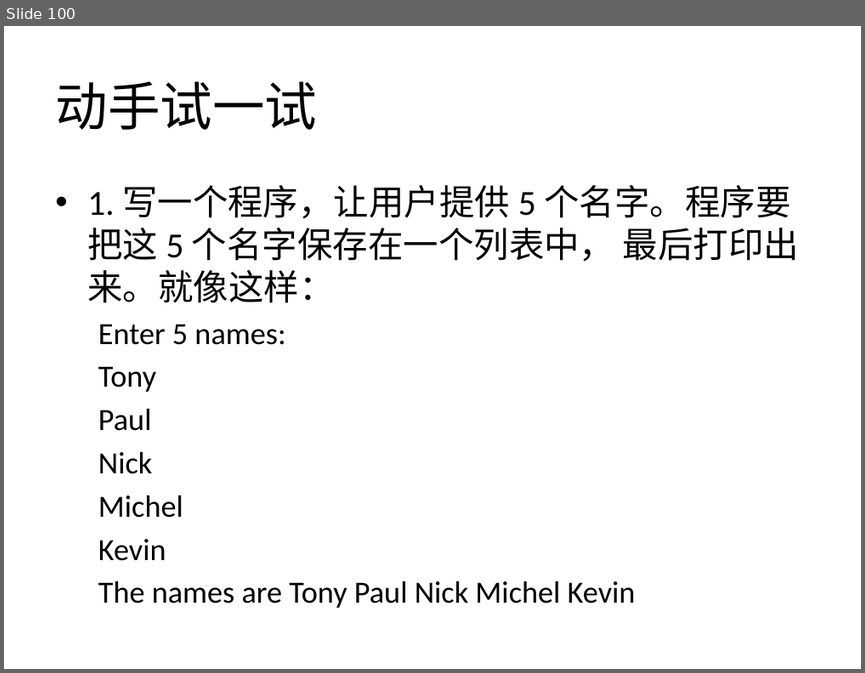
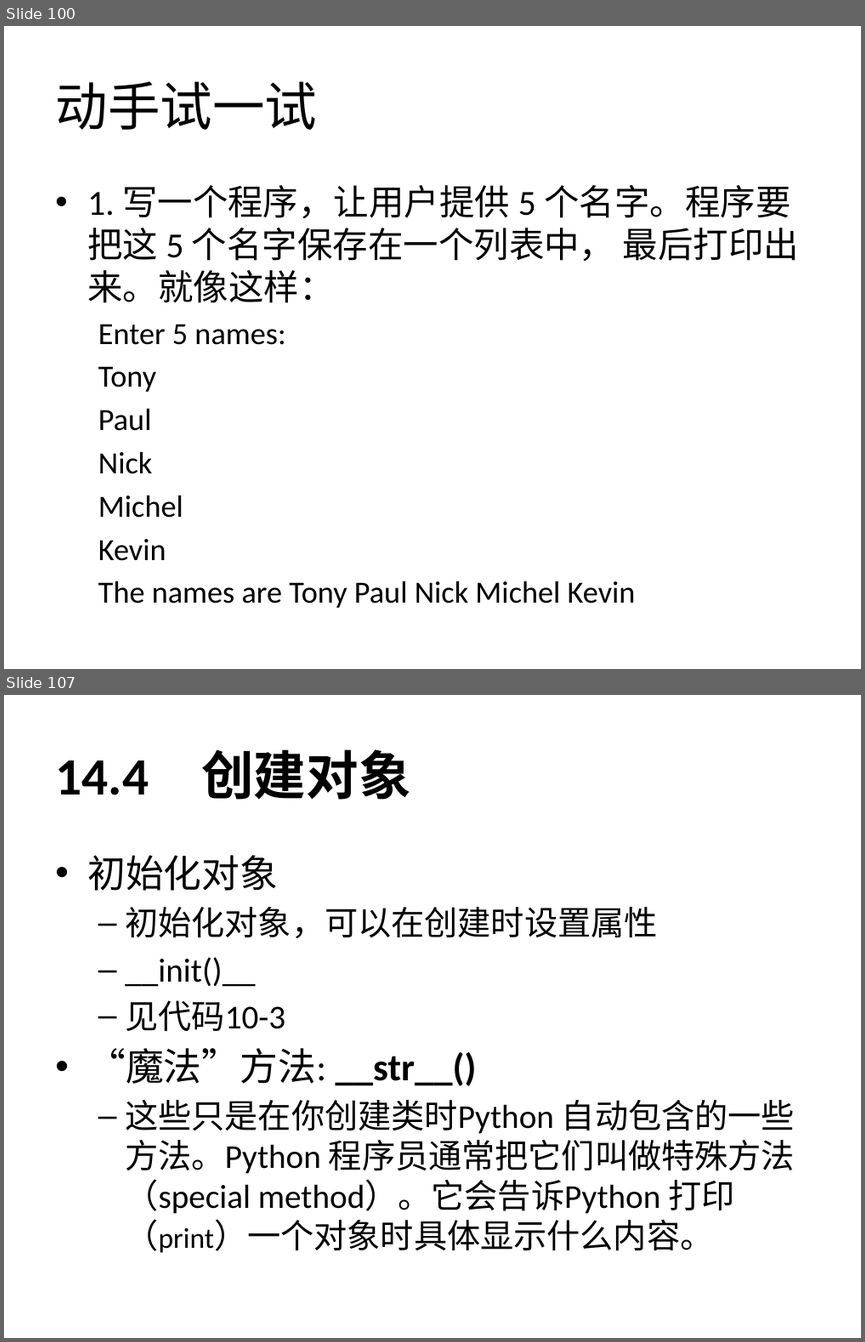
Before and after one commit to zhinan18/Python3, a slide deck: readme/Python3.pptx. Shown one above the other, each under a label of ours: slide 100 before the commit, slides 100 and 107 after it; the slides between them are not shown. The pictures are 865x673 and 865x1342 pixels, drawn with LibreOffice and Linux fonts; fonts in the diff are those of the drawing. Boxes give left, top, right and bottom in pixels: in the first picture for what was removed or moved away, otherwise in the second. Text is boxed around its words. In the diff, an @@ line names an element or a change of style, - is before the commit and + after.

```diff
--- a/readme/Python3.pptx
+++ b/readme/Python3.pptx
@@ slide 107 added at <box>4,695,861,1338</box>, background #FFFFFF @@
@@ title added at <box>55,749,410,800</box>, 44 pt, text #000000, bold @@
+14.4 创建对象
@@ text added at <box>87,855,794,1253</box>, 28 pt, text #000000 @@
+• 初始化对象
+  – 初始化对象，可以在创建时设置属性
+  – __init()__
+  – 见代码10-3
+• “魔法”方法: __str__()
+  – 这些只是在你创建类时Python 自动包含的一些方法。Python 程序员通常把它们叫做特殊方法（special method）。它会告诉Python 打印（print）一个对象时具体显示什么内容。
```
Also in this commit, not shown: 21 other slides added, 12 other files.
